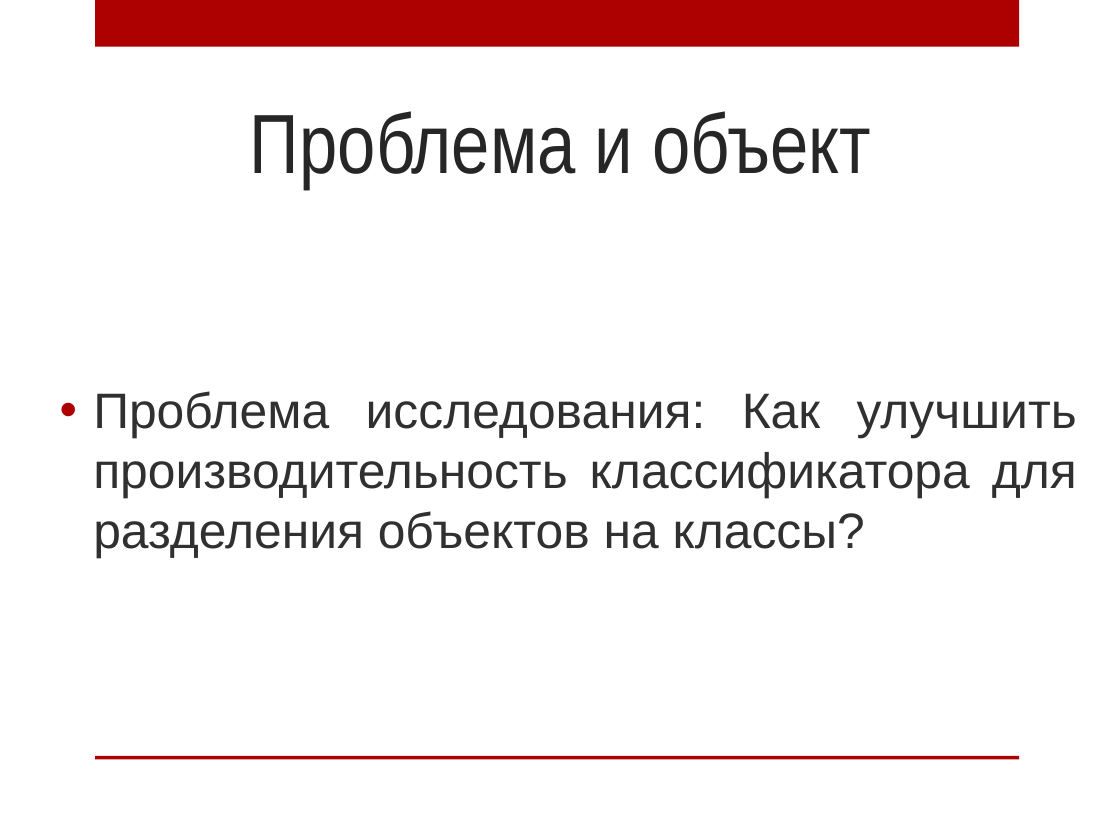
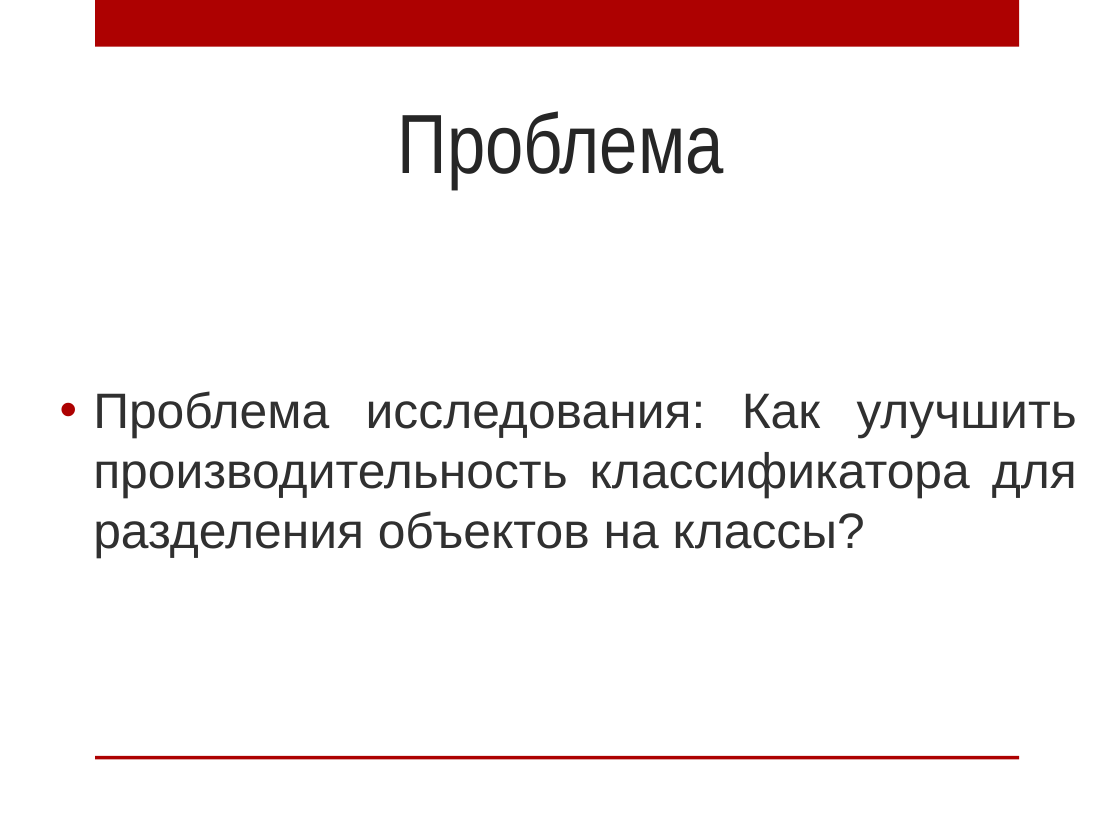
Before and after one commit to AnnaIbakaeva/Genetic, a slide deck: slide 5 of Диплом/Магистратура.pptx. Drawn at 1120x840 pixels with LibreOffice and Linux fonts; fonts in the diff are those of the drawing; background and template pictures are left out. Boxes give left, top, right and bottom in pixels: in the first picture for what was removed or moved away, otherwise in the second. Text is boxed around its words. In the diff, an @@ line names an element or a change of style, - is before the commit and + after.

```diff
--- a/Диплом/Магистратура.pptx
+++ b/Диплом/Магистратура.pptx
@@ title at box(398, 111, 724, 188): text changed @@
-Проблема и объект
+Проблема
```
Also in this commit, not shown: 3 other files.
